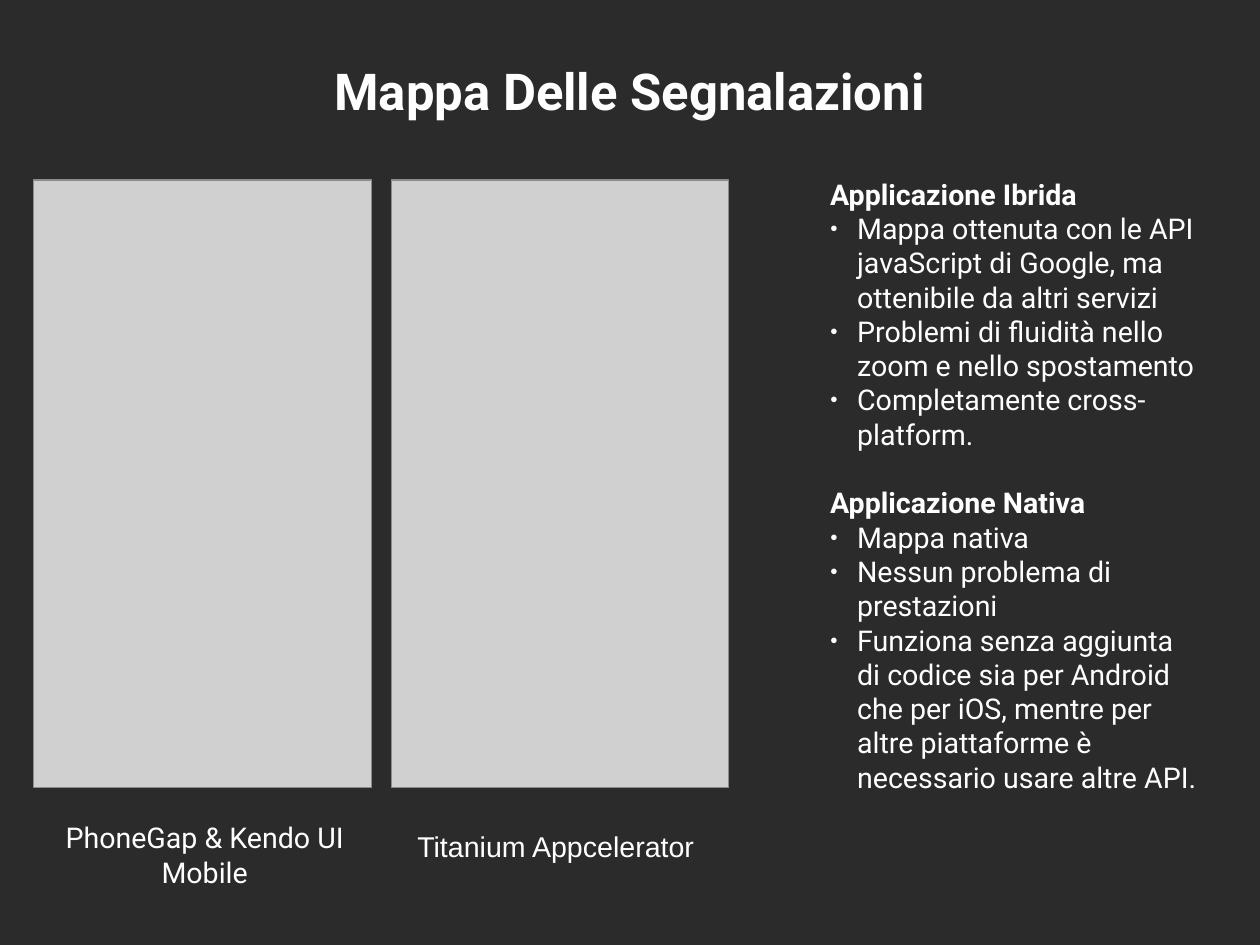
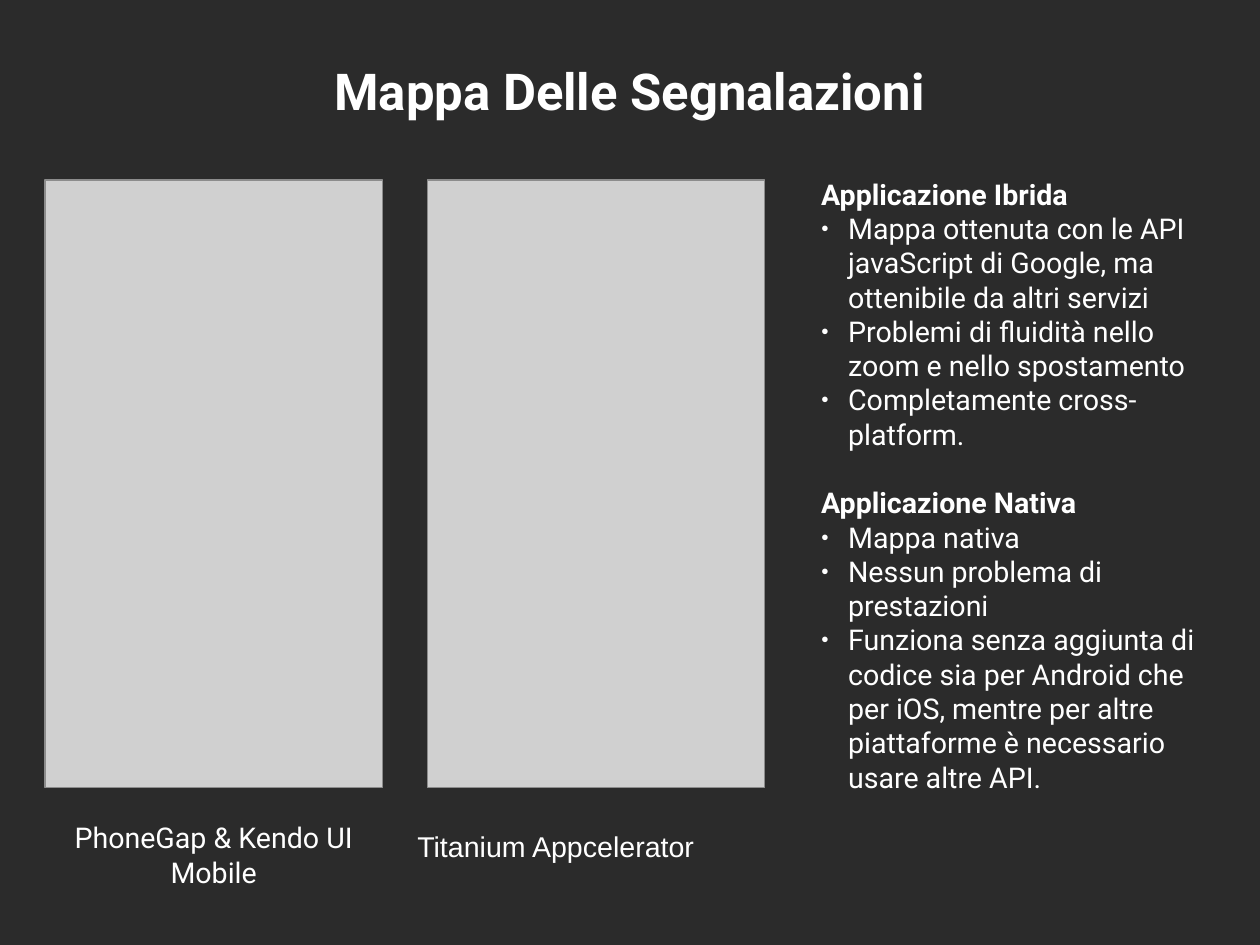
Before and after one commit to mircobe87/tesi-crossplatform, a slide deck: slide 5 of presentazione/presentazione.odp. Drawn at 1260x945 pixels with LibreOffice and Linux fonts; fonts in the diff are those of the drawing; grey boxes stand for pictures; background and template pictures are left out; a plain dark background stands for a picture behind light text. Boxes give left, top, right and bottom in pixels: in the first picture for what was removed or moved away, otherwise in the second. Text is boxed around its words. In the diff, an @@ line names an element or a change of style, - is before the commit and + after.

Commit message:
aggiunta diapositiva memorizzazione locale segnalazioni

```diff
--- a/presentazione/presentazione.odp
+++ b/presentazione/presentazione.odp
@@ text "Applicazione Ibrida" rewrapped from (830, 183, 1196, 789) to (821, 183, 1194, 789) @@
@@ picture: place and size @@
-picture at (34, 180, 372, 787)
+picture at (45, 180, 382, 787)
@@ picture: place and size @@
-picture at (392, 180, 729, 787)
+picture at (428, 180, 765, 787)
@@ text "PhoneGap & Kendo UI Mobile": place and size @@
-text "PhoneGap & Kendo UI Mobile" at (66, 826, 343, 884)
+text "PhoneGap & Kendo UI Mobile" at (75, 826, 352, 884)
```
Also in this commit, not shown: 2 other slides changed, 2 slides added, 1 slide removed.
